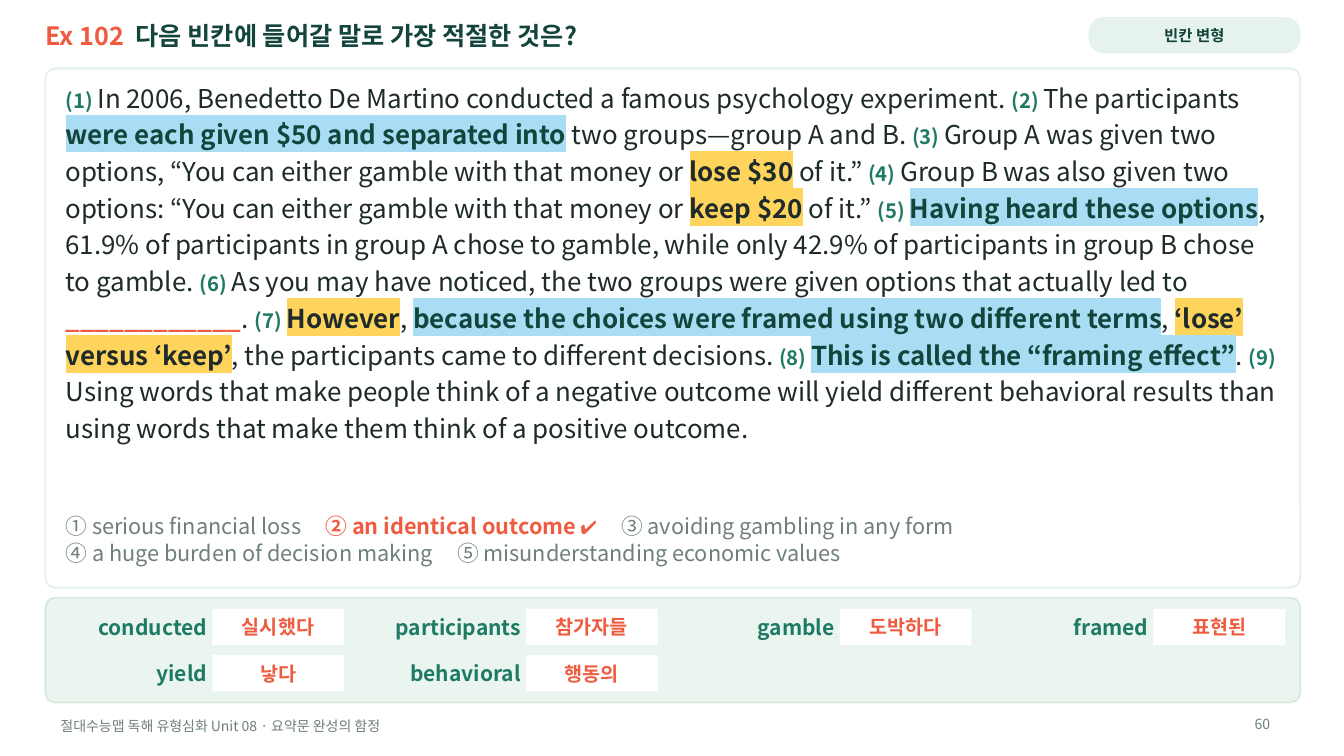
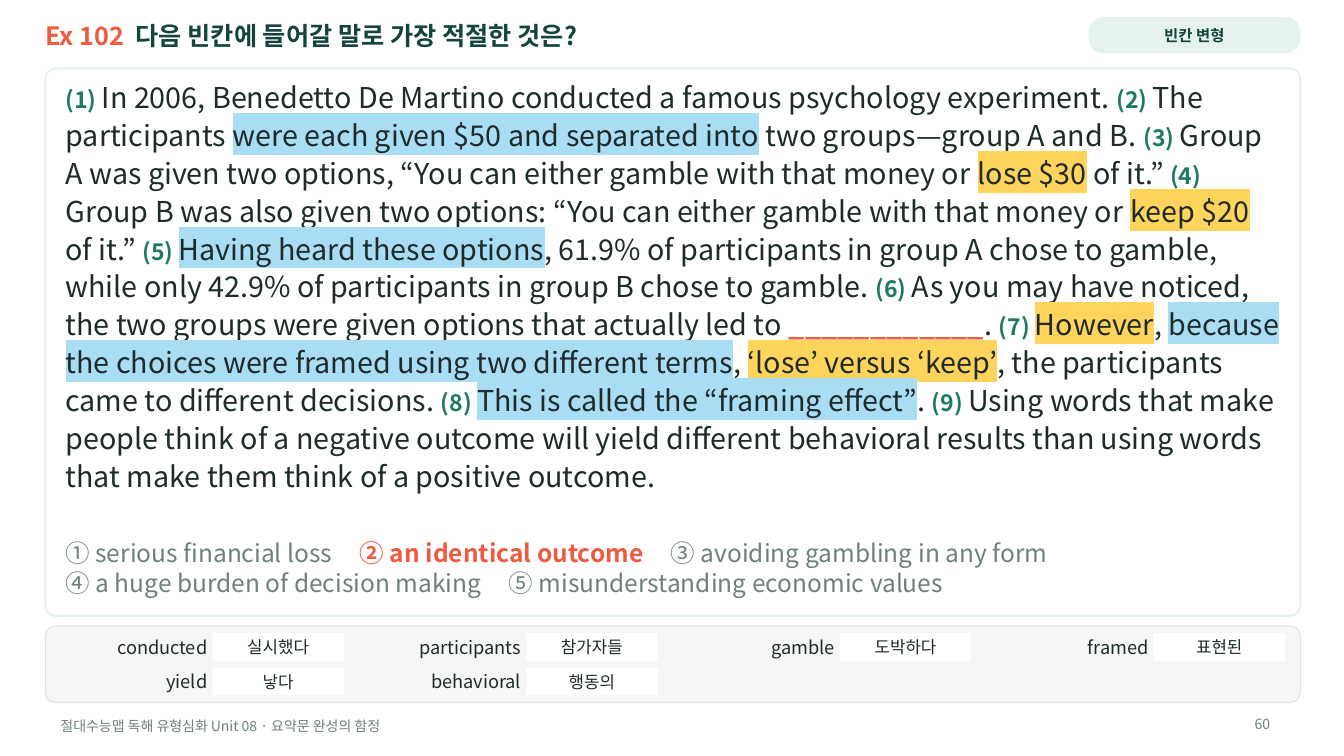
Before and after one commit to HUFSDavid/HUFSDavid, a slide deck: slide 60 of 절대수능맵_독해유형심화_Unit08_수업PPT.pptx. Drawn at 1344x756 pixels with LibreOffice and Linux fonts; fonts in the diff are those of the drawing. Boxes give left, top, right and bottom in pixels: in the first picture for what was removed or moved away, otherwise in the second. Text is boxed around its words. In the diff, an @@ line names an element or a change of style, - is before the commit and + after.

```diff
--- a/절대수능맵_독해유형심화_Unit08_수업PPT.pptx
+++ b/절대수능맵_독해유형심화_Unit08_수업PPT.pptx
@@ rounded rectangle: place and size @@
-rounded rectangle at box(45, 69, 1301, 588)
+rounded rectangle at box(45, 69, 1301, 616)
@@ rounded rectangle at box(45, 69, 1301, 616): proportions changed @@
@@ text "(1) In 2006, Benedetto De ..." at box(66, 85, 1279, 494): size 14.5 to 16.5 pt in "(1) (2) (3) (4) (5) (6) (7) ..."; size 18.5 to 20.5 pt; text colour #14453D to #1E2B2A, bold off in "were each given $50 and separated into ..."; line spacing 1.18 to 1.1 @@
@@ text at box(66, 541, 1048, 598): text changed; size 15.5 to 17.5 pt @@
-① serious financial loss ② an identical outcome ✔ ③ avoiding gambling in any form ④ a huge burden of decision making ⑤ misunderstanding economic values
+① serious financial loss ② an identical outcome ③ avoiding gambling in any form ④ a huge burden of decision making ⑤ misunderstanding economic values
@@ rounded rectangle: place and size @@
-rounded rectangle at box(45, 598, 1301, 703)
+rounded rectangle at box(45, 626, 1301, 703)
@@ rounded rectangle at box(45, 626, 1301, 703): fill #EAF5EF to #F6F6F6; outline #CFE6D9 1 pt to #E2E2E2 0.75 pt; proportions changed @@
@@ text "conducted": place and size @@
-text "conducted" at box(98, 618, 207, 636)
+text "conducted" at box(117, 639, 207, 654)
@@ rectangle "실시했다": place and size @@
-rectangle "실시했다" at box(213, 609, 345, 645)
+rectangle "실시했다" at box(213, 633, 345, 661)
@@ text "participants": place and size @@
-text "participants" at box(395, 618, 520, 640)
+text "participants" at box(419, 640, 521, 658)
@@ rectangle "참가자들": place and size @@
-rectangle "참가자들" at box(526, 609, 658, 645)
+rectangle "참가자들" at box(526, 633, 658, 661)
@@ text "gamble": place and size @@
-text "gamble" at box(758, 618, 835, 640)
+text "gamble" at box(771, 639, 834, 659)
@@ rectangle "도박하다": place and size @@
-rectangle "도박하다" at box(840, 609, 972, 645)
+rectangle "도박하다" at box(840, 633, 972, 661)
@@ size 15 to 13 pt, text colour #1F7A64 to #1E2B2A, bold off in 6 elements at box(166, 673, 207, 693), box(431, 673, 521, 689), box(117, 639, 207, 654), box(771, 639, 834, 659), box(419, 640, 521, 658), box(1088, 639, 1149, 654) @@
@@ text "framed": place and size @@
-text "framed" at box(1074, 618, 1149, 636)
+text "framed" at box(1088, 639, 1149, 654)
@@ size 14 to 12 pt, text colour #EF5B3F to #1E2B2A, bold off in 6 elements at box(213, 667, 345, 696), box(526, 667, 658, 696), box(213, 633, 345, 661), box(526, 633, 658, 661), box(840, 633, 972, 661), box(1153, 633, 1286, 661) @@
@@ rectangle "표현된": place and size @@
-rectangle "표현된" at box(1153, 609, 1286, 645)
+rectangle "표현된" at box(1153, 633, 1286, 661)
@@ text "yield": place and size @@
-text "yield" at box(156, 664, 207, 686)
+text "yield" at box(166, 673, 207, 693)
@@ rectangle "낳다": place and size @@
-rectangle "낳다" at box(213, 655, 345, 692)
+rectangle "낳다" at box(213, 667, 345, 696)
@@ text "behavioral": place and size @@
-text "behavioral" at box(410, 664, 521, 682)
+text "behavioral" at box(431, 673, 521, 689)
@@ rectangle "행동의": place and size @@
-rectangle "행동의" at box(526, 655, 658, 692)
+rectangle "행동의" at box(526, 667, 658, 696)
```
Also in this commit, not shown: 23 other slides changed, 5 other files.
